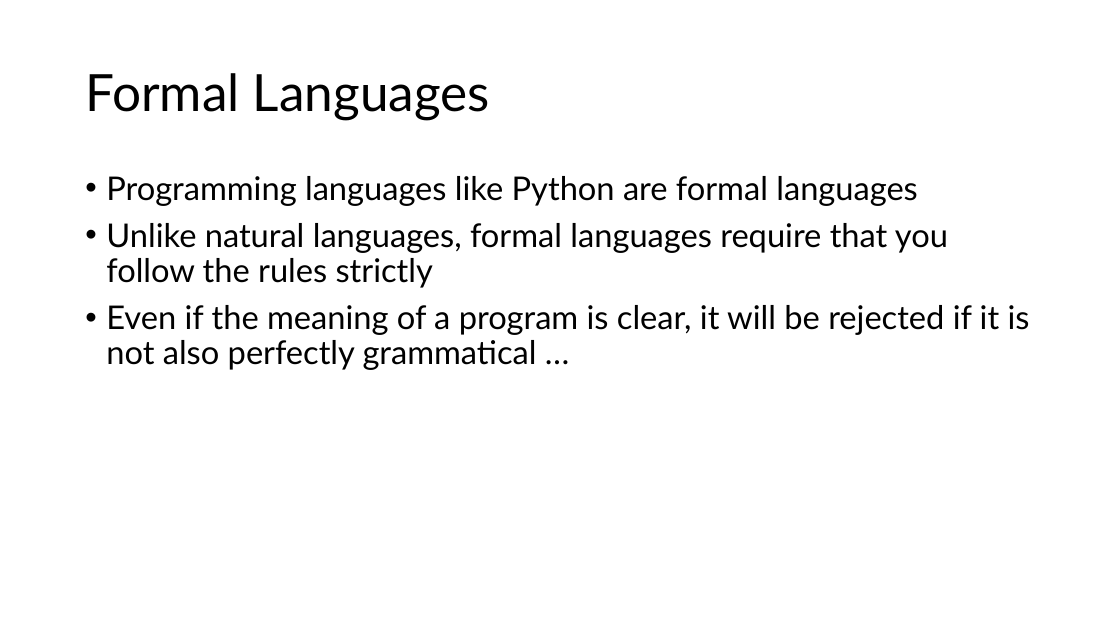
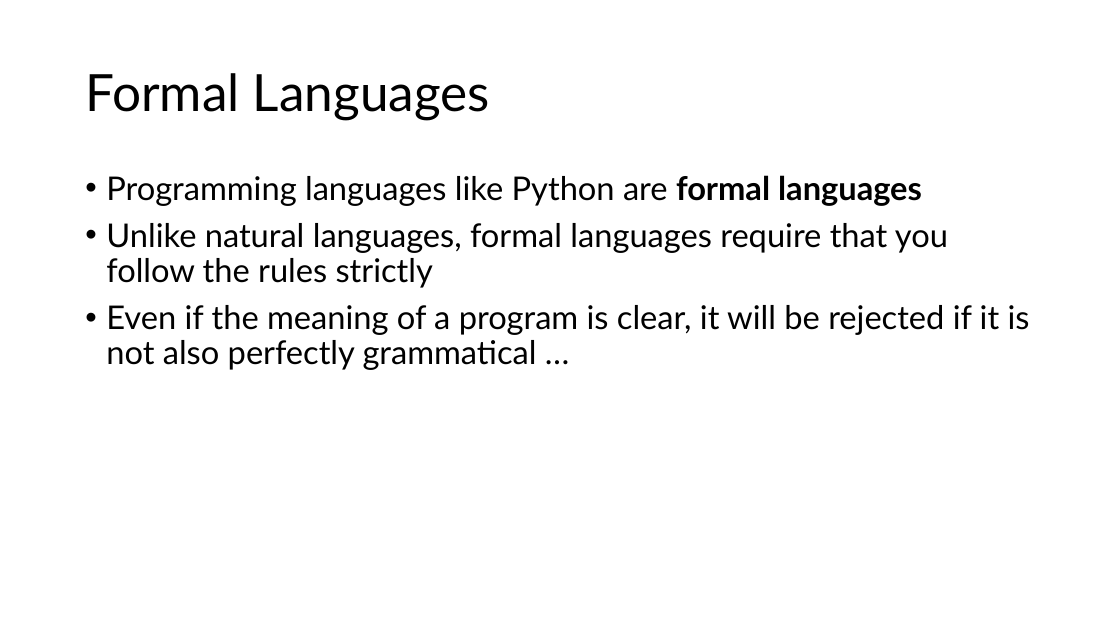
Before and after one commit to tjd1234/cmpt120spring2026, a slide deck: slide 4 of lecture_notes/chapter1/chapter1.pptx (slide 3 before the commit). Drawn at 1120x630 pixels with LibreOffice and Linux fonts; fonts in the diff are those of the drawing. Boxes give left, top, right and bottom in pixels: in the first picture for what was removed or moved away, otherwise in the second. Text is boxed around its words. In the diff, an @@ line names an element or a change of style, - is before the commit and + after.

```diff
--- a/lecture_notes/chapter1/chapter1.pptx
+++ b/lecture_notes/chapter1/chapter1.pptx
@@ text at bbox=[106, 175, 922, 206]: bold on in "formal languages" @@
```
Also in this commit, not shown: 12 other slides changed, 1 slide added, 3 other files.
